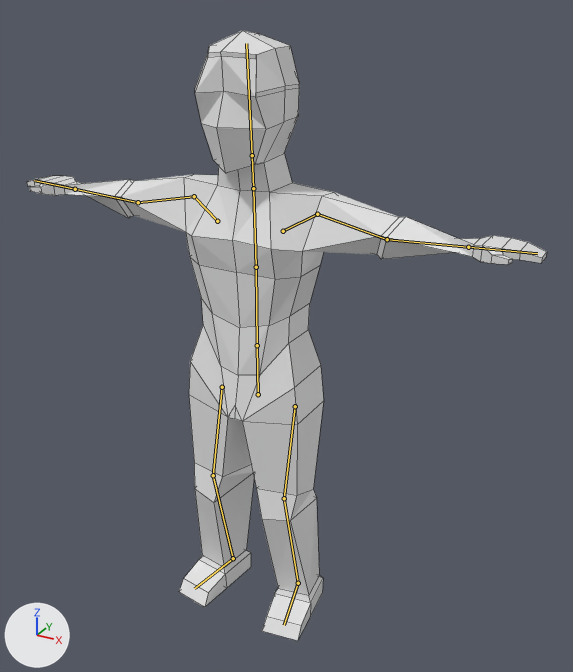
What one commit did to the Blender file Assets/Models/lowPolyChracter.blend.
Both versions are drawn from a 50 mm lens placed at (9.13, -15.03, 2.19), pointed at (1.49, -1.14, -4.75). The lights are fixed; the arrows at lower left show +X, +Y and +Z. The bones that bend it are drawn over the model as lines. Mesh edges are drawn as thin lines.
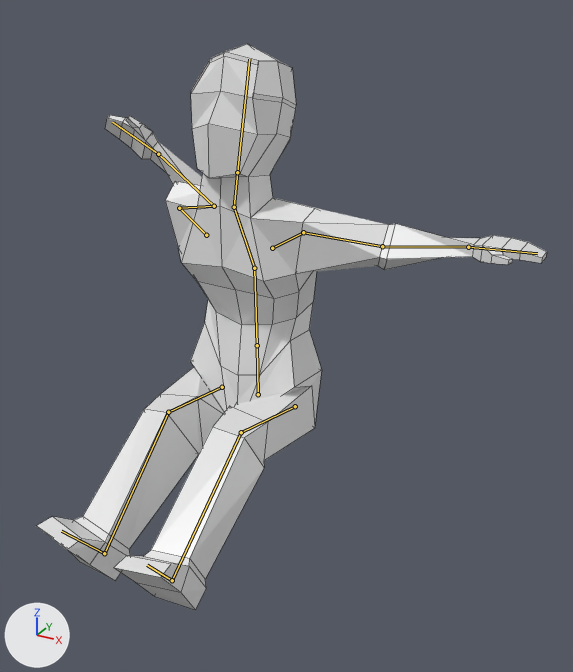
The newer file adds an action. The first version stands in its rest pose; the second is drawn at frame 2 of the action 'SwingBack'.

Edits to the bpy script that builds the scene:
```text
Change bone_waist:
    where bone_waist = bpy.data.objects['Armature'].pose.bones['Waist']  # child of 'Hips'
    bone_waist.rotation_quaternion: (1.0, 0.0, 0.0, 0.0) -> (1.0, 0.021, -0.001, -0.002)  # degrees (0, 0, 0) -> degrees (2, 0, 0)
Change bone_chest:
    where bone_chest = bpy.data.objects['Armature'].pose.bones['Chest']  # child of 'Waist'
    bone_chest.rotation_quaternion: (1.0, 0.0, 0.0, 0.0) -> (0.974, 0.227, -0.004, -0.012)  # degrees (0, 0, 0) -> degrees (26, 0, -1)
Change bone_neck:
    where bone_neck = bpy.data.objects['Armature'].pose.bones['Neck']  # child of 'Chest'
    bone_neck.rotation_quaternion: (1.0, 0.0, 0.0, 0.0) -> (0.988, -0.152, 0.0, 0.0)  # degrees (0, 0, 0) -> degrees (-17, 0, 0)
Change bone_shoulder_r:
    where bone_shoulder_r = bpy.data.objects['Armature'].pose.bones['Shoulder.R']  # child of 'Chest'
    bone_shoulder_r.rotation_quaternion: (1.0, 0.0, 0.0, 0.0) -> (0.999, -0.045, -0.026, -0.005)  # degrees (0, 0, 0) -> degrees (-5, -3, 0)
Change bone_lowerarm_r:
    where bone_lowerarm_r = bpy.data.objects['Armature'].pose.bones['LowerArm.R']  # child of 'UpperArm.R'
    bone_lowerarm_r.rotation_quaternion: (1.0, 0.0, 0.0, 0.0) -> (0.822, 0.258, 0.17, -0.478)  # degrees (0, 0, 0) -> degrees (18, 32, -55)
Change bone_elbowpoint_r:
    where bone_elbowpoint_r = bpy.data.objects['Armature'].pose.bones['ElbowPoint.R']  # child of 'Shoulder.R'
    bone_elbowpoint_r.location: (0.0, 0.0, 0.0) -> (2.16, -1.77, 1.8)
Change bone_legcontroller_l:
    where bone_legcontroller_l = bpy.data.objects['Armature'].pose.bones['LegController.L']  # child of 'Bone'
    bone_legcontroller_l.location: (0.0, 0.0, 0.0) -> (-0.14, -5.24, 3.99)
    bone_legcontroller_l.rotation_quaternion: (1.0, 0.0, 0.0, 0.0) -> (0.885, -0.466, 0.0, 0.0)  # degrees (0, 0, 0) -> degrees (-56, 0, 0)
Change bone_legcontroller_r:
    where bone_legcontroller_r = bpy.data.objects['Armature'].pose.bones['LegController.R']  # child of 'Bone'
    bone_legcontroller_r.location: (0.0, 0.0, 0.0) -> (0.28, -5.3, 4.05)
    bone_legcontroller_r.rotation_quaternion: (1.0, 0.0, 0.0, 0.0) -> (0.883, -0.468, -0.02, 0.007)  # degrees (0, 0, 0) -> degrees (-56, -2, 2)
Change bone_handcontroller_r:
    where bone_handcontroller_r = bpy.data.objects['Armature'].pose.bones['HandController.R']  # child of 'Bone'
    bone_handcontroller_r.location: (0.0, 0.0, 0.0) -> (1.12, -2.23, -0.47)
    bone_handcontroller_r.rotation_quaternion: (1.0, 0.0, 0.0, 0.0) -> (0.827, 0.228, 0.486, -0.165)  # degrees (0, 0, 0) -> degrees (27, 62, -6)
```

Location of each change, (x1, y1, x2, y2) in pixels of the pictures (573 x 672 px):
'Cube', posed (7% shorter): before (27, 31, 547, 641); after (37, 44, 547, 610)
bone 'Waist', root to tip: before (257, 345) to (256, 267); after (257, 345) to (254, 268)
bone 'Chest', root to tip: before (256, 267) to (253, 188); after (254, 268) to (234, 207)
bone 'Neck', root to tip: before (253, 188) to (252, 155); after (234, 207) to (237, 172)
bone 'Shoulder.R', root to tip: before (217, 221) to (194, 196); after (206, 235) to (179, 208)
bone 'LowerArm.R', root to tip: before (138, 202) to (75, 189); after (214, 206) to (158, 154)
